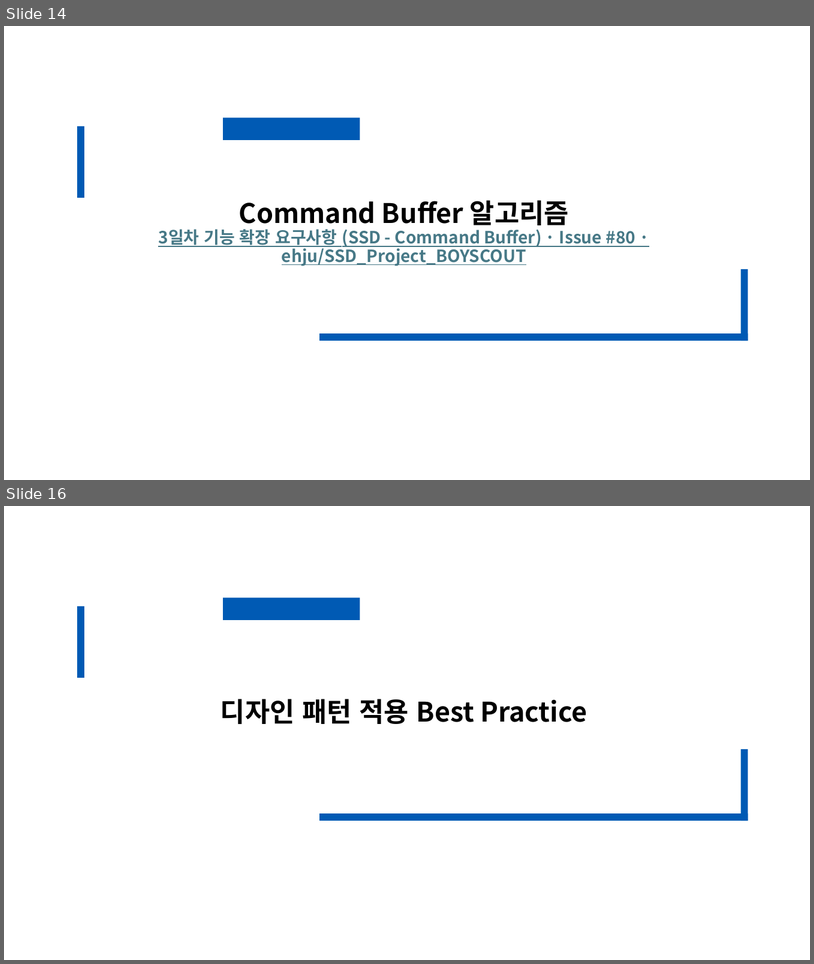
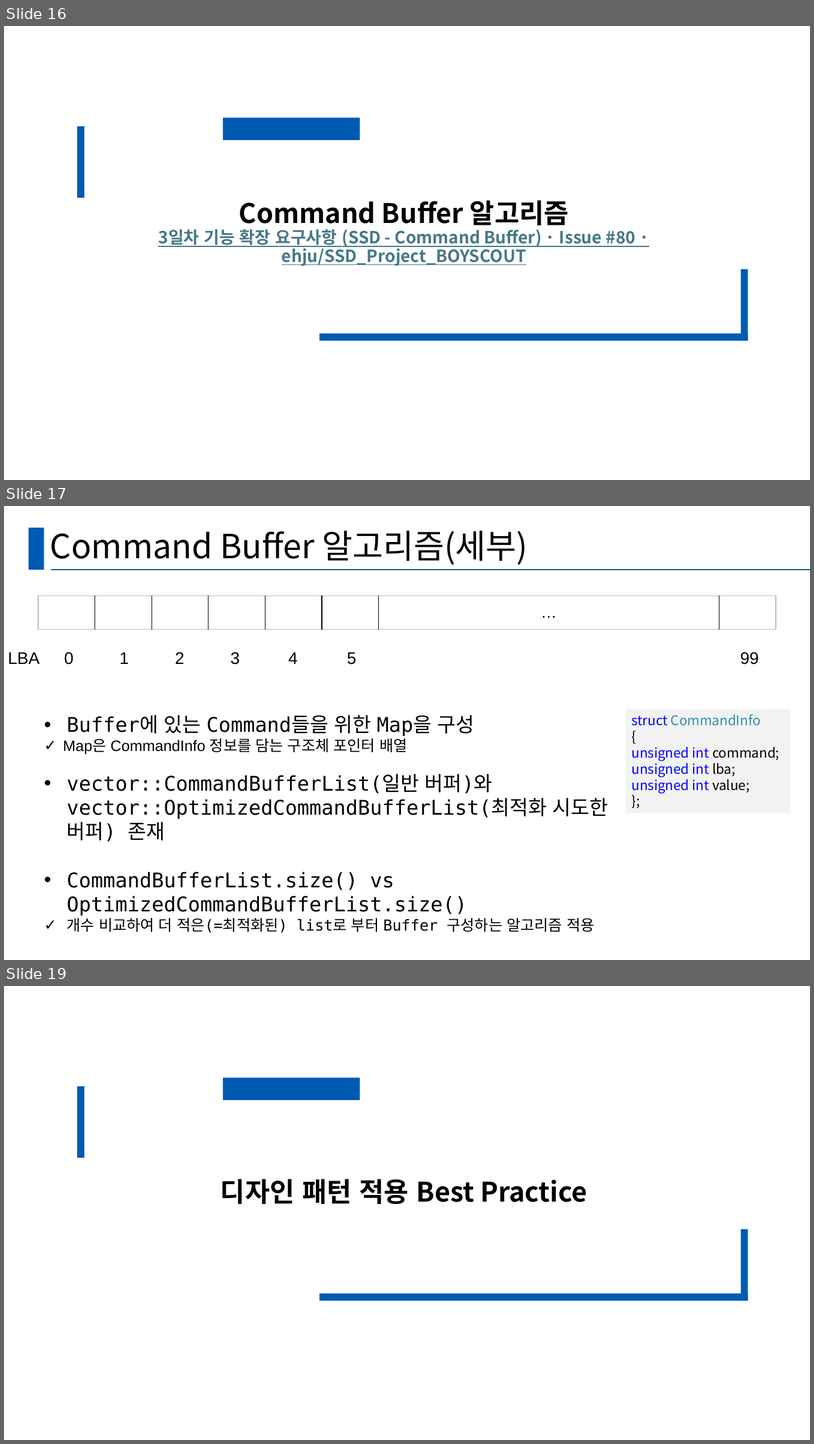
Before and after one commit to ehju/SSD_Project_BOYSCOUT, a slide deck: BOYSCOUT_PT.pptx. Shown one above the other, each under a label of ours: slides 14 and 16 before the commit, slides 16, 17 and 19 after it; the slides between them are not shown. The pictures are 814x964 and 814x1444 pixels, drawn with LibreOffice and Linux fonts; fonts in the diff are those of the drawing. Boxes give left, top, right and bottom in pixels: in the first picture for what was removed or moved away, otherwise in the second. Text is boxed around its words. In the diff, an @@ line names an element or a change of style, - is before the commit and + after.

```diff
--- a/BOYSCOUT_PT.pptx
+++ b/BOYSCOUT_PT.pptx
@@ slide 17 added at (4, 506, 810, 960), background #FFFFFF @@
@@ rectangle added at (29, 528, 44, 570), fill #005AB4 @@
@@ title added at (50, 531, 528, 565), 39.6 pt, text #000000 @@
+Command Buffer 알고리즘(세부)
@@ line added from (52, 570) to (810, 570), #156082 1.5 pt @@
@@ table added at (38, 595, 777, 630), 1 rows, 8 columns @@
+ |  |  |  |  |  | … | 
@@ text added at (8, 652, 40, 664), 20 pt, text #000000 @@
+LBA
@@ text added at (64, 652, 74, 664), 20 pt, text #000000 @@
+0
@@ text added at (120, 652, 129, 664), 20 pt, text #000000 @@
+1
@@ text added at (175, 652, 185, 664), 20 pt, text #000000 @@
+2
@@ text added at (231, 652, 240, 664), 20 pt, text #000000 @@
+3
@@ text added at (288, 652, 298, 664), 20 pt, text #000000 @@
+4
@@ text added at (347, 652, 357, 664), 20 pt, text #000000 @@
+5
@@ text added at (741, 652, 759, 664), 20 pt, text #000000 @@
+99
@@ text added at (63, 715, 609, 933), 24 pt, text #000000 @@
+• Buffer에 있는 Command들을 위한 Map을 구성
+    ✓ Map은 CommandInfo 정보를 담는 구조체 포인터 배열
+• vector::CommandBufferList(일반 버퍼)와 vector::OptimizedCommandBufferList(최적화 시도한 버퍼) 존재
+• CommandBufferList.size() vs OptimizedCommandBufferList.size()
+✓ 개수 비교하여 더 적은(=최적화된) list로 부터 Buffer 구성하는 알고리즘 적용
@@ rectangle added at (626, 709, 792, 813), fill #F2F2F2, 16 pt, text #0000FF @@
+struct CommandInfo
+{
+unsigned int command;
+unsigned int lba;
+unsigned int value;
+};
@@ what was slide 14 is now slide 16 @@
@@ what was slide 16 is now slide 19 @@
```
Also in this commit, not shown: 10 slides changed, 10 other slides added, 8 slides removed.
